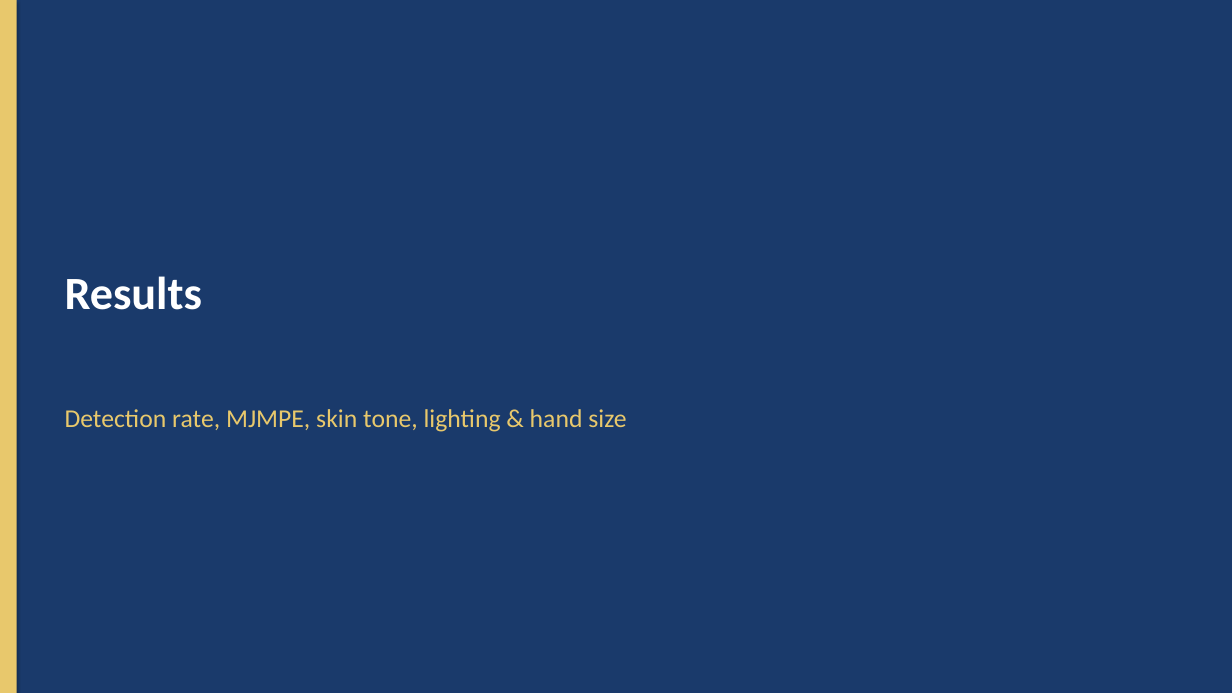
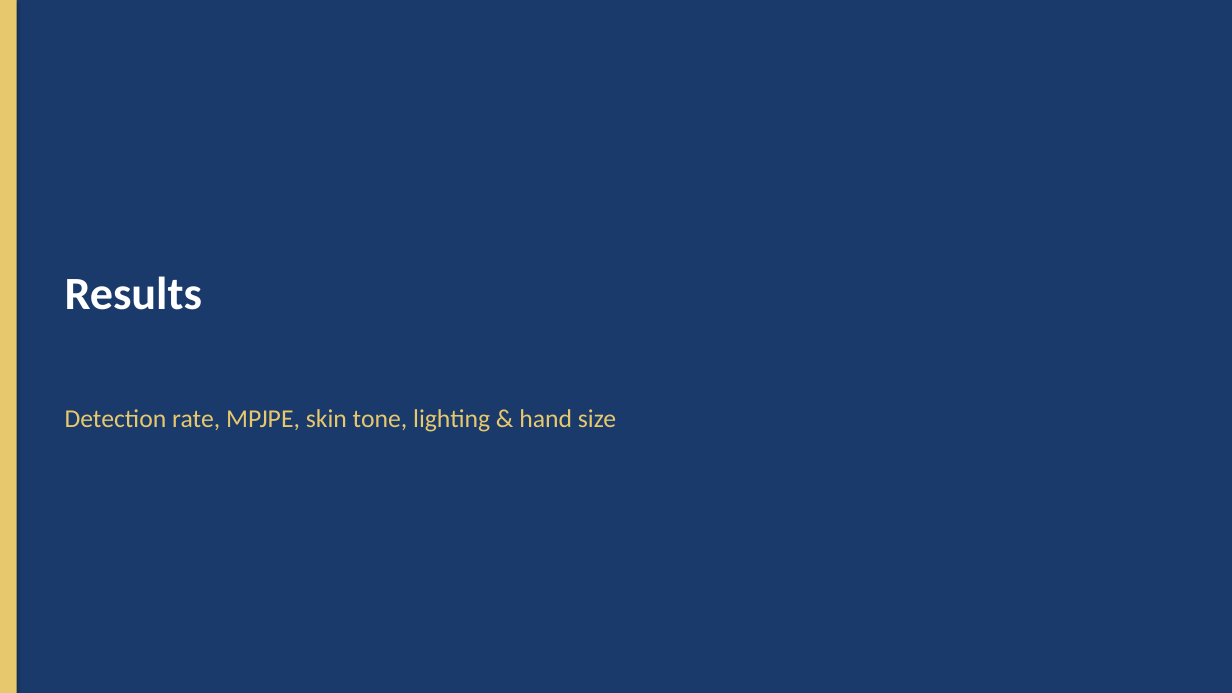
Before and after one commit to AayamRegmi/Comparative-Evaluation-of-Vision-Based-Finger-Tracking-for-Piano-Interaction, a slide deck: slide 12 of Documentation/Piano_Finger_Tracking_Presentation.pptx (slide 20 before the commit). Drawn at 1232x693 pixels with LibreOffice and Linux fonts; fonts in the diff are those of the drawing. Boxes give left, top, right and bottom in pixels: in the first picture for what was removed or moved away, otherwise in the second. Text is boxed around its words. In the diff, an @@ line names an element or a change of style, - is before the commit and + after.

Commit message:
Update documentation: replace MJMPE with MPJPE in report figures and redesign presentation
- Replace all section-8 chart screenshots in Word report with regenerated MPJPE-labelled plots
- Add MediaPipe-only per-finger MPJPE chart (Fig 8.2.3.b) replacing the combined view
- Redesign PowerPoint to use image placeholders and reduced text across all slides

```diff
--- a/Documentation/Piano_Finger_Tracking_Presentation.pptx
+++ b/Documentation/Piano_Finger_Tracking_Presentation.pptx
@@ text at bbox=[65, 409, 616, 432]: text changed @@
-Detection rate, MJMPE, skin tone, lighting & hand size
+Detection rate, MPJPE, skin tone, lighting & hand size
```
Also in this commit, not shown: 13 other slides changed, 4 slides added, 12 slides removed, 1 other file.
